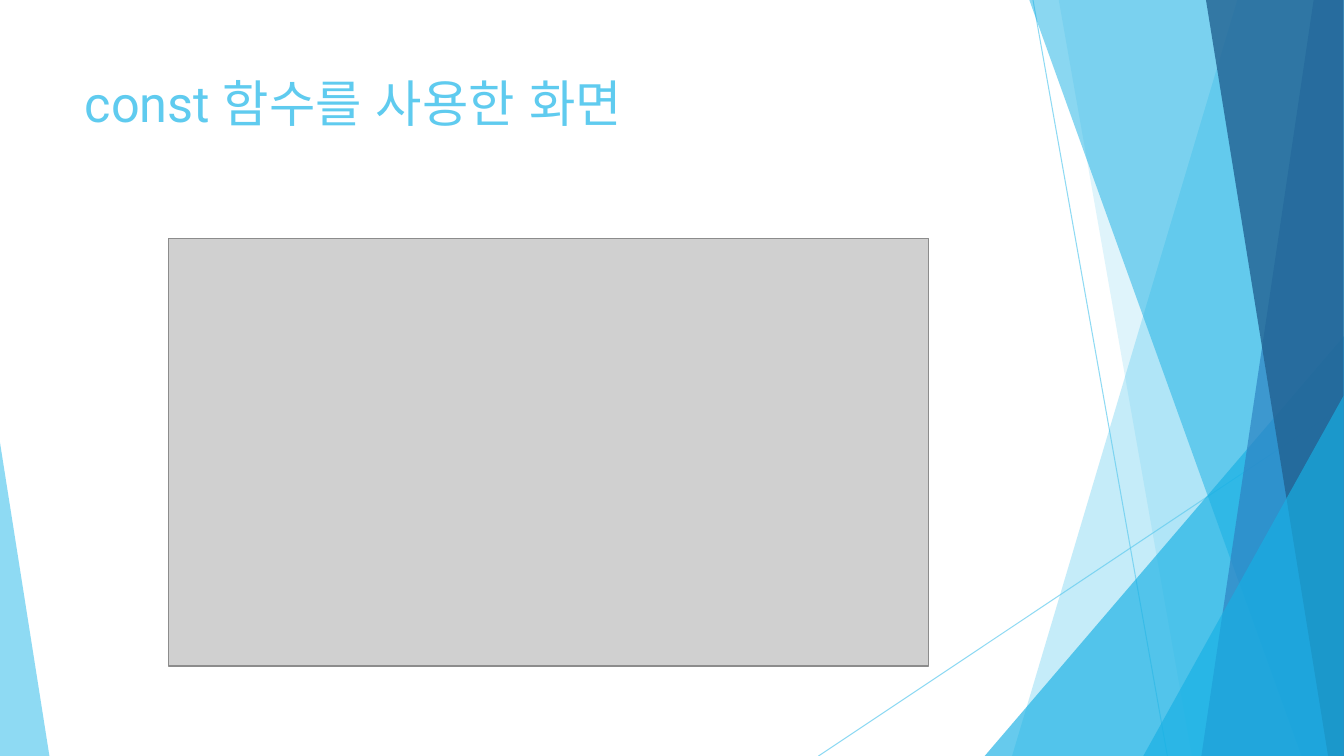
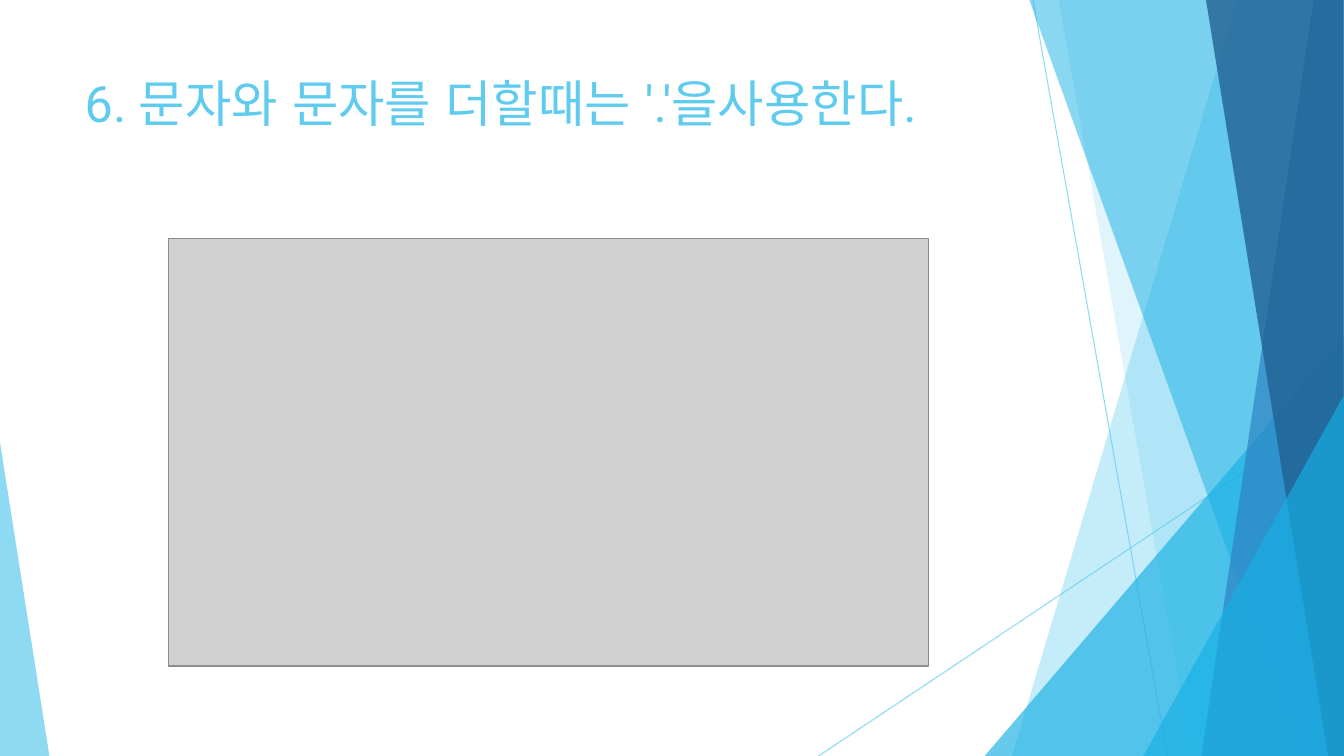
Before and after one commit to Meojong/php_201840136, a slide deck: slide 7 of 201840136_최현종_PHP_2주차.pptx. Drawn at 1344x756 pixels with LibreOffice and Linux fonts; fonts in the diff are those of the drawing; grey boxes stand for pictures. Boxes give left, top, right and bottom in pixels: in the first picture for what was removed or moved away, otherwise in the second. Text is boxed around its words. In the diff, an @@ line names an element or a change of style, - is before the commit and + after.

```diff
--- a/201840136_최현종_PHP_2주차.pptx
+++ b/201840136_최현종_PHP_2주차.pptx
@@ title at (x1=85, y1=80, x2=917, y2=126): text changed @@
-const 함수를 사용한 화면
+6. 문자와 문자를 더할때는 '.'을사용한다.
```
Also in this commit, not shown: 5 other slides changed, 6 slides added, 9 slides removed.
